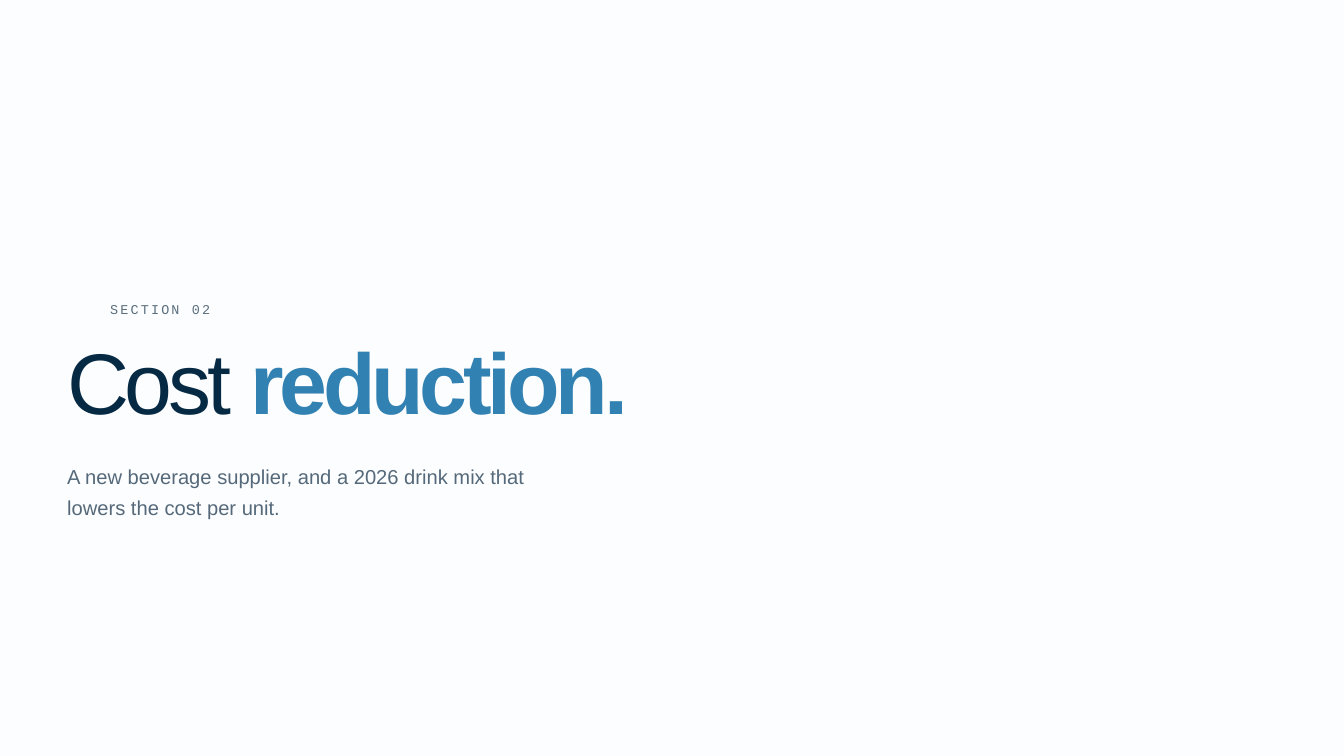
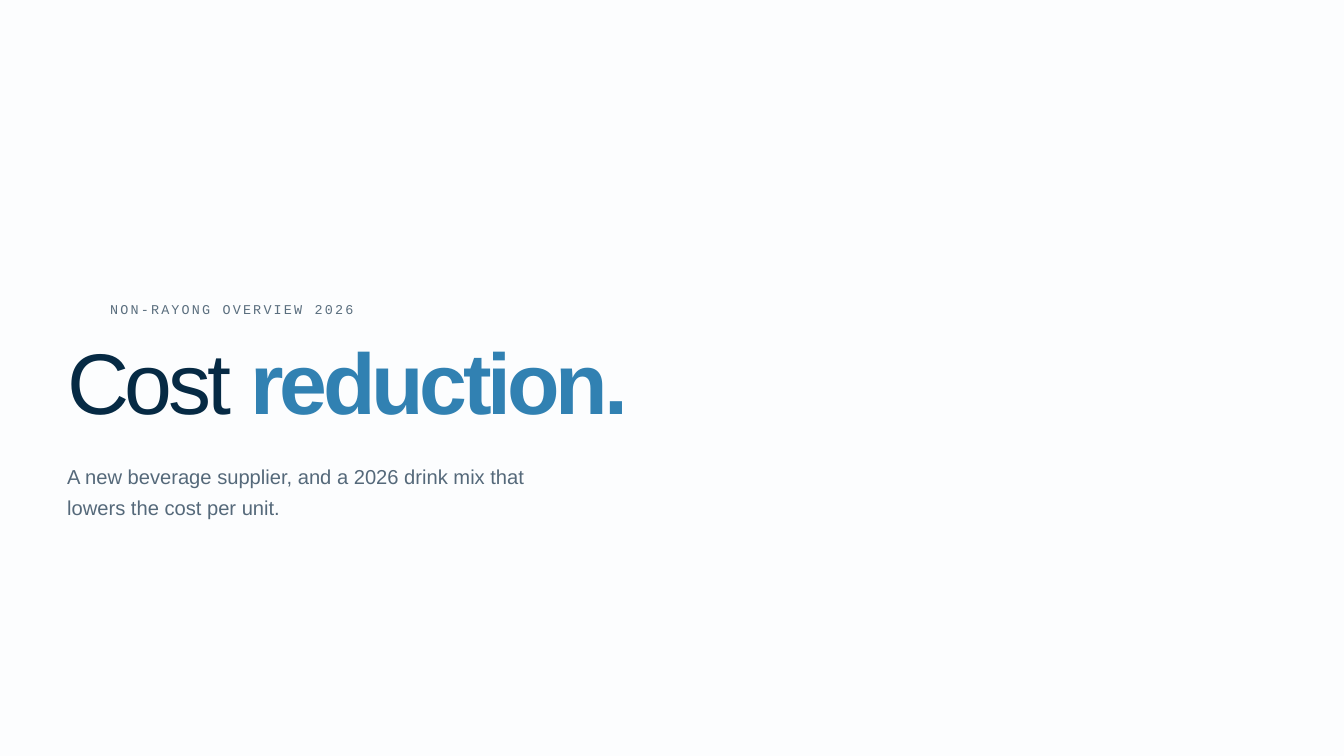
Before and after one commit to nutdanais/trigo-manpower-board, a slide deck: slide 5 of design/intro-deck/Non-Rayong-Overview-2026.pptx. Drawn at 1344x756 pixels with LibreOffice and Linux fonts; fonts in the diff are those of the drawing; background and template pictures are left out. Boxes give left, top, right and bottom in pixels: in the first picture for what was removed or moved away, otherwise in the second. Text is boxed around its words. In the diff, an @@ line names an element or a change of style, - is before the commit and + after.

```diff
--- a/design/intro-deck/Non-Rayong-Overview-2026.pptx
+++ b/design/intro-deck/Non-Rayong-Overview-2026.pptx
@@ text at (110,305,354,314): text changed @@
-SECTION 02
+NON-RAYONG OVERVIEW 2026
```
Also in this commit, not shown: 1 other slide changed, 2 other files.
